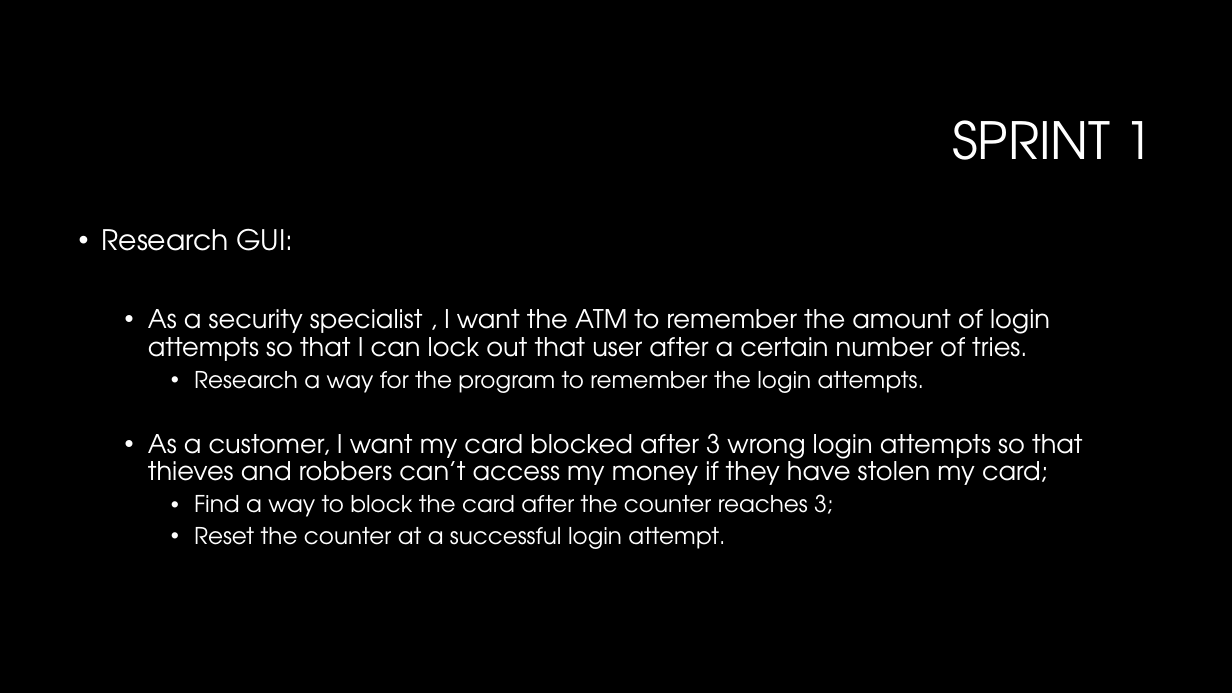
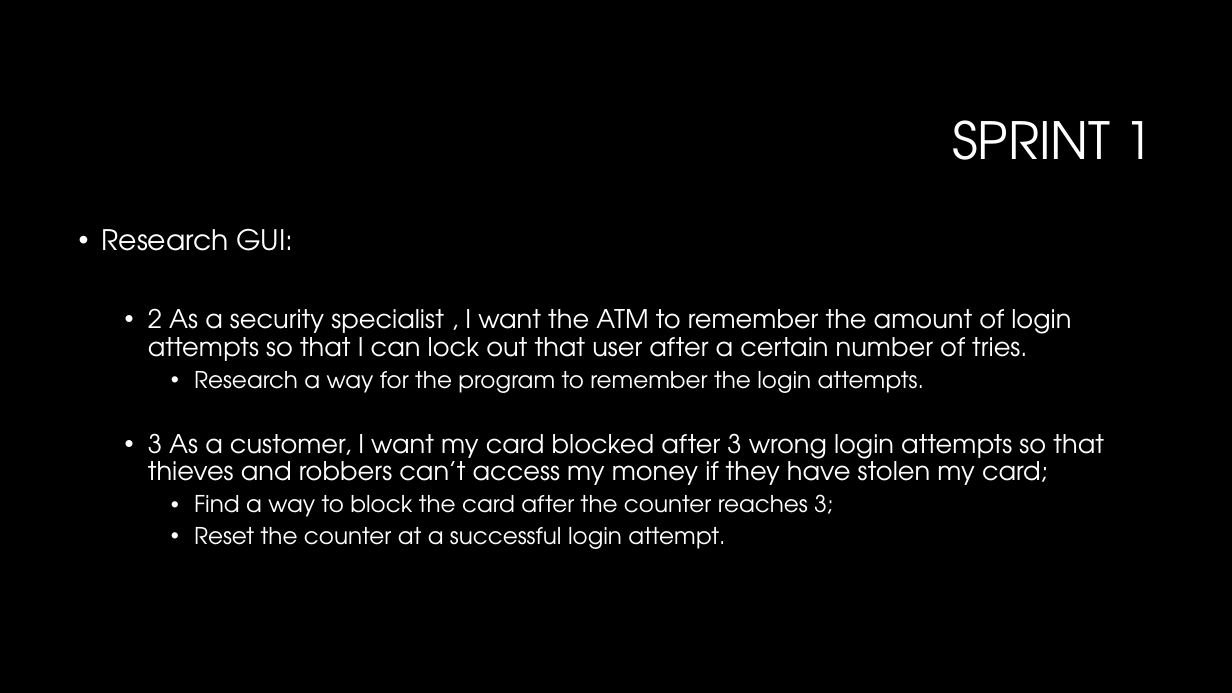
Before and after one commit to GitSloth/Project_Bank, a slide deck: slide 5 of Planning/PO Meeting 1.pptx. Drawn at 1232x693 pixels with LibreOffice and Linux fonts; fonts in the diff are those of the drawing; background and template pictures are left out. Boxes give left, top, right and bottom in pixels: in the first picture for what was removed or moved away, otherwise in the second. Text is boxed around its words. In the diff, an @@ line names an element or a change of style, - is before the commit and + after.

```diff
--- a/Planning/PO Meeting 1.pptx
+++ b/Planning/PO Meeting 1.pptx
@@ text at [148, 308, 1071, 361]: text changed @@
-  • As a security specialist , I want the ATM to remember the amount of login attempts so that I can lock out that user after a certain number of tries.
+  • 2 As a security specialist , I want the ATM to remember the amount of login attempts so that I can lock out that user after a certain number of tries.
@@ text at [148, 433, 1104, 485]: text changed @@
-  • As a customer, I want my card blocked after 3 wrong login attempts so that thieves and robbers can’t access my money if they have stolen my card;
+  • 3 As a customer, I want my card blocked after 3 wrong login attempts so that thieves and robbers can’t access my money if they have stolen my card;
```
Also in this commit, not shown: 1 other slide changed, 1 other file.
